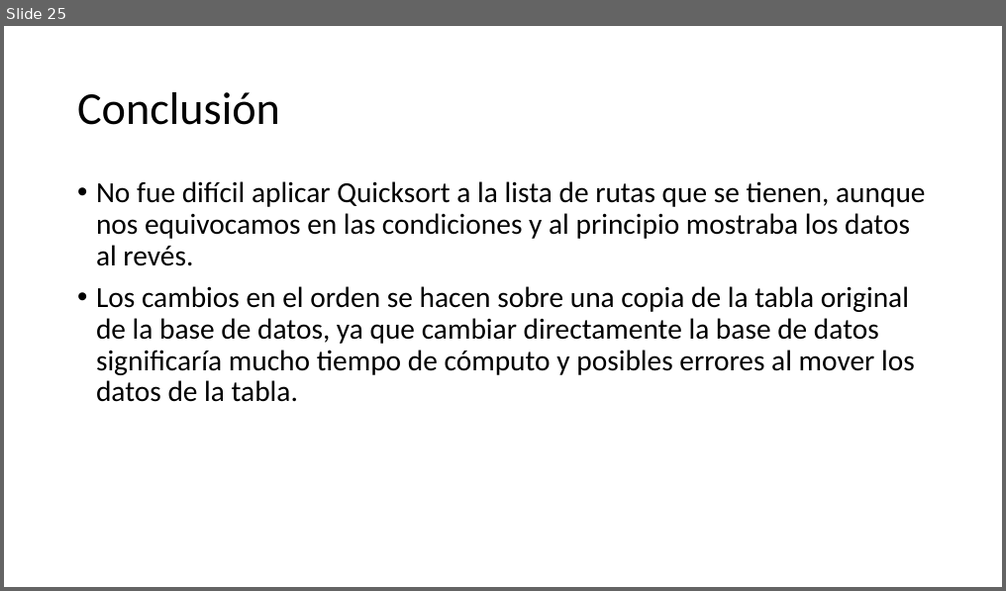
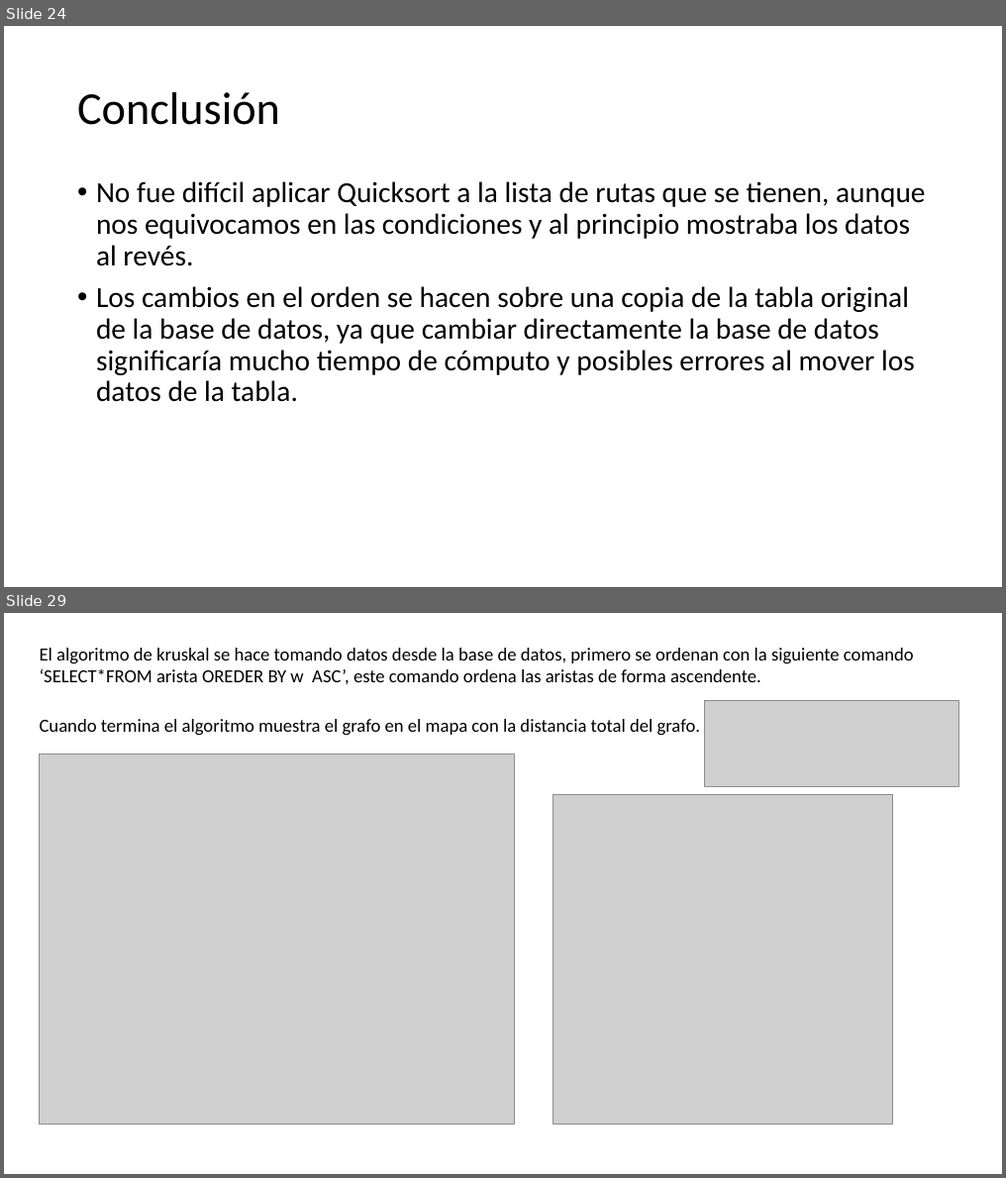
Before and after one commit to purrtgam/MiBicic-Project, a slide deck: Manual de proyecto.pptx. Shown one above the other, each under a label of ours: slide 25 before the commit, slides 24 and 29 after it; the slides between them are not shown. The pictures are 1006x591 and 1006x1178 pixels, drawn with LibreOffice and Linux fonts; fonts in the diff are those of the drawing; grey boxes stand for pictures. Boxes give left, top, right and bottom in pixels: in the first picture for what was removed or moved away, otherwise in the second. Text is boxed around its words. In the diff, an @@ line names an element or a change of style, - is before the commit and + after.

```diff
--- a/Manual de proyecto.pptx
+++ b/Manual de proyecto.pptx
@@ slide 29 added at <box>4,613,1002,1174</box>, background #FFFFFF @@
@@ text added at <box>40,648,914,684</box>, 28 pt, text #000000 @@
+El algoritmo de kruskal se hace tomando datos desde la base de datos, primero se ordenan con la siguiente comando ‘SELECT*FROM arista OREDER BY w ASC’, este comando ordena las aristas de forma ascendente.
@@ picture added at <box>705,700,958,786</box> @@
@@ text added at <box>40,719,701,736</box>, 28 pt, text #000000 @@
+Cuando termina el algoritmo muestra el grafo en el mapa con la distancia total del grafo.
@@ picture added at <box>39,754,515,1124</box> @@
@@ picture added at <box>552,794,892,1124</box> @@
@@ what was slide 25 is now slide 24 @@
```
Also in this commit, not shown: 1 slide changed, 8 other slides added, 1 other file.
